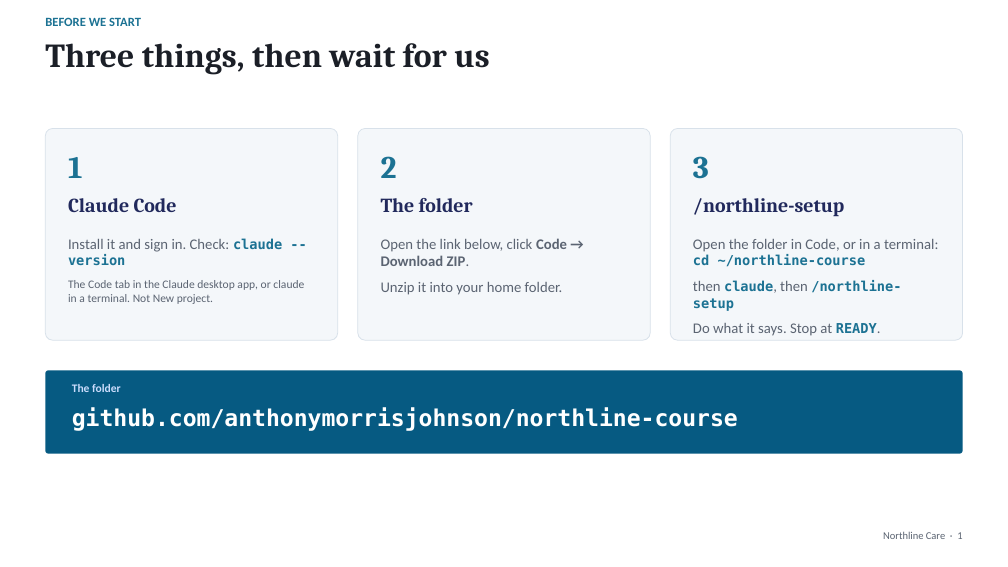
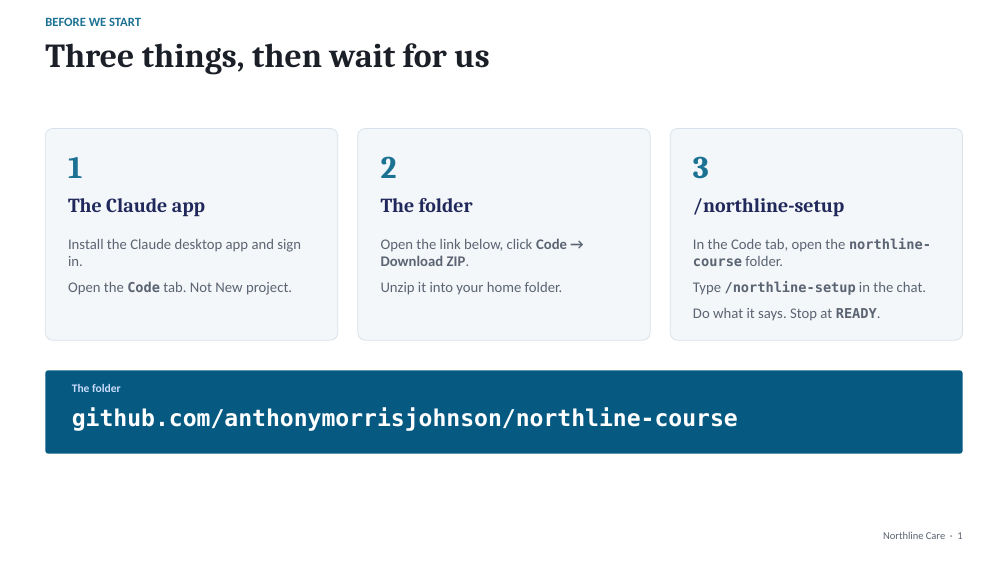
Before and after one commit to anthonymorrisjohnson/northline-course, a slide deck: slide 1 of slides/deck.pptx. Drawn at 1008x567 pixels with LibreOffice and Linux fonts; fonts in the diff are those of the drawing. Boxes give left, top, right and bottom in pixels: in the first picture for what was removed or moved away, otherwise in the second. Text is boxed around its words. In the diff, an @@ line names an element or a change of style, - is before the commit and + after.

```diff
--- a/slides/deck.pptx
+++ b/slides/deck.pptx
@@ text at bbox=[68, 198, 205, 217]: text changed @@
-Claude Code
+The Claude app
@@ text at bbox=[68, 239, 301, 295]: text changed; size 11 to 14 pt @@
-Install it and sign in. Check: claude --version
-The Code tab in the Claude desktop app, or claude in a terminal. Not New project.
+Install the Claude desktop app and sign in.
+Open the Code tab. Not New project.
@@ text at bbox=[693, 238, 931, 295]: text changed @@
-Open the folder in Code, or in a terminal: cd ~/northline-course
-then claude, then /northline-setup
+In the Code tab, open the northline-course folder.
+Type /northline-setup in the chat.
@@ text at bbox=[693, 308, 877, 321]: text colour #1C7293 to #5B6472 in "READY." @@
```
Also in this commit, not shown: 2 other slides changed, 4 other files.
